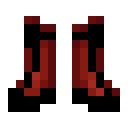
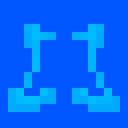
Layered file, before and after one edit (128x128). Changes by layer:
"Copie de Calque": blend darken → overlay, painted on it over [8, 24, 120, 112]
added layer "Calque #1" (hue) above "Calque" over [0, 0, 128, 128]
"Calque": opacity 100% → 80%, painted on it over [8, 24, 120, 112]
